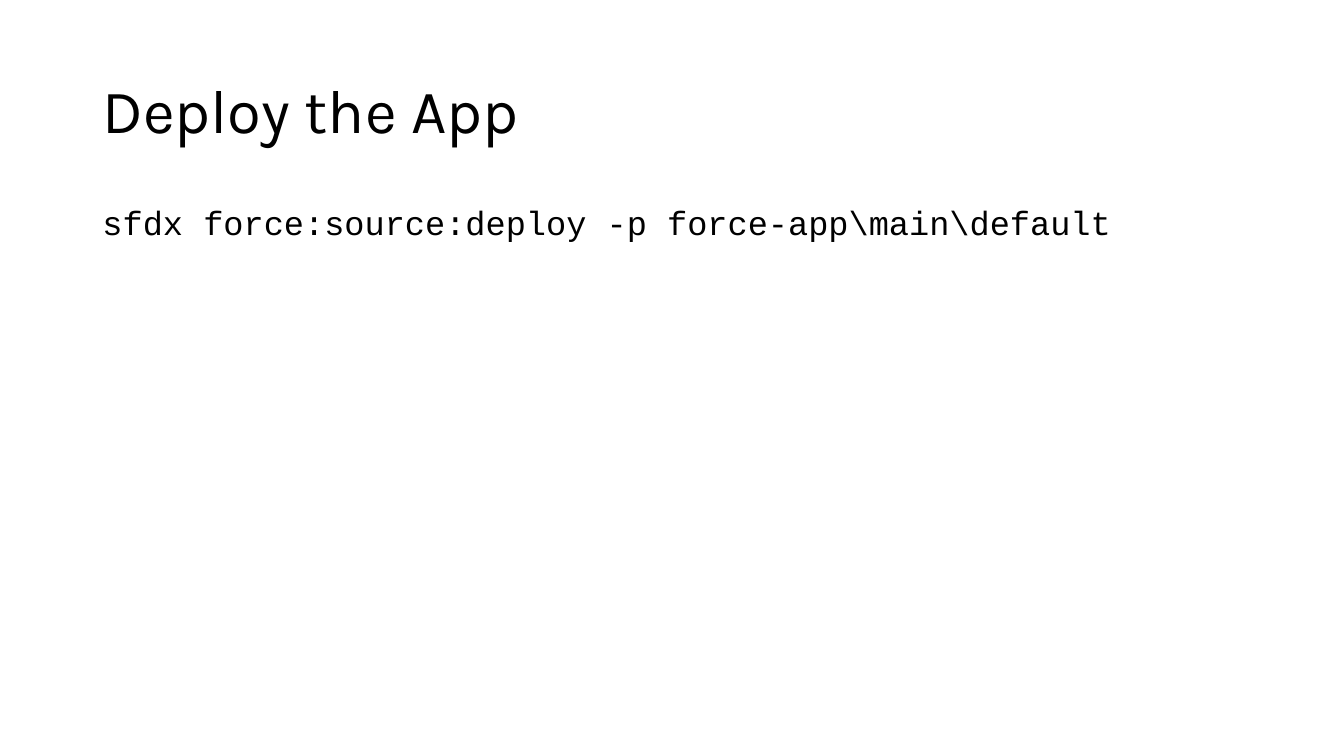
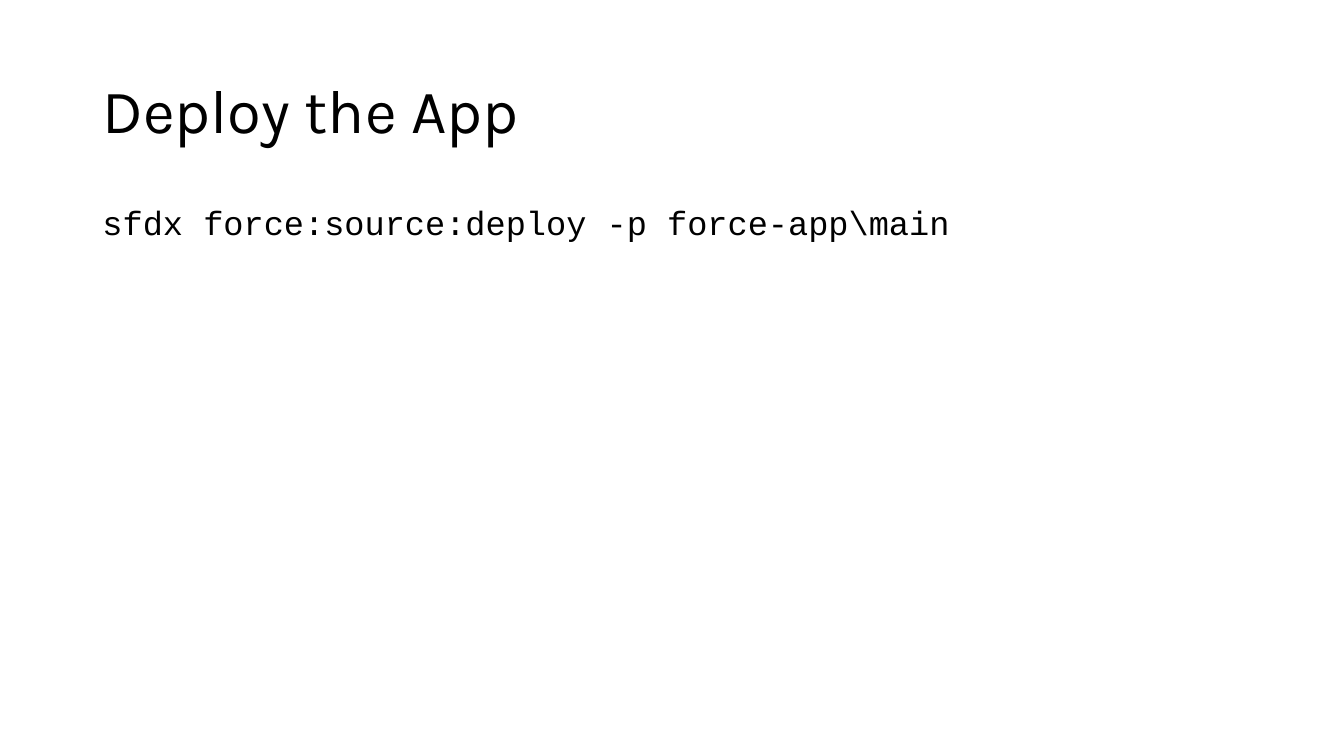
Before and after one commit to Coalfire-Research/paas-cloud-goat, a slide deck: slide 5 of Documentation/Deploying Paas Cloud Goat - version_2024-05.pptx. Drawn at 1344x756 pixels with LibreOffice and Linux fonts; fonts in the diff are those of the drawing. Boxes give left, top, right and bottom in pixels: in the first picture for what was removed or moved away, otherwise in the second. Text is boxed around its words. In the diff, an @@ line names an element or a change of style, - is before the commit and + after.

```diff
--- a/Documentation/Deploying Paas Cloud Goat - version_2024-05.pptx
+++ b/Documentation/Deploying Paas Cloud Goat - version_2024-05.pptx
@@ text at bbox=[102, 210, 949, 242]: text changed @@
-sfdx force:source:deploy -p force-app\main\default
+sfdx force:source:deploy -p force-app\main
```
Also in this commit, not shown: 3 other files.
